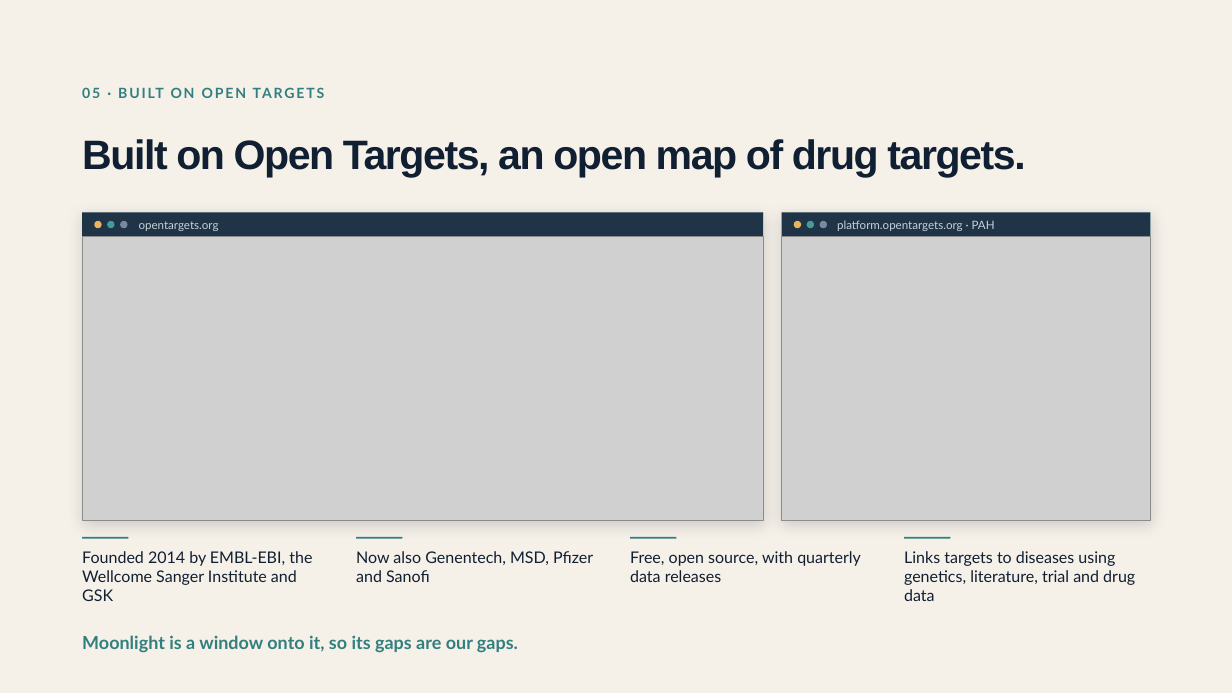
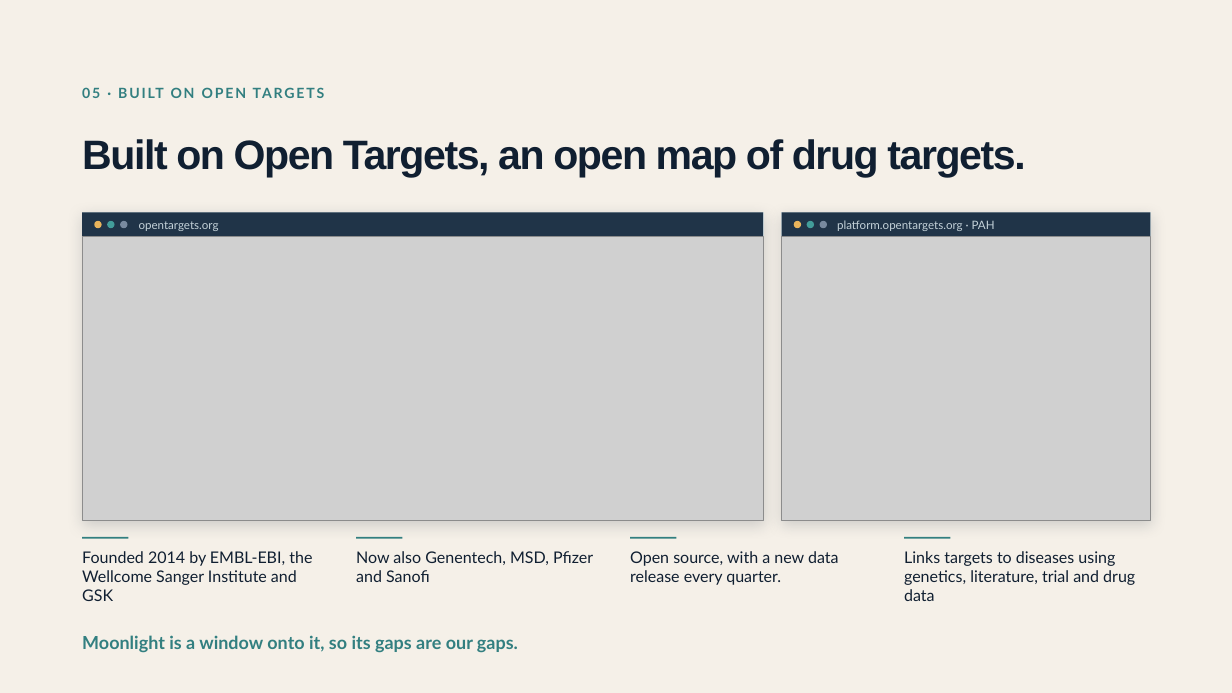
Before and after one commit to Moonlight-Clues/moonlight, a slide deck: slide 6 of docs/pitch/moonlight-deck-funders-19nov.pptx. Drawn at 1232x693 pixels with LibreOffice and Linux fonts; fonts in the diff are those of the drawing; grey boxes stand for pictures. Boxes give left, top, right and bottom in pixels: in the first picture for what was removed or moved away, otherwise in the second. Text is boxed around its words. In the diff, an @@ line names an element or a change of style, - is before the commit and + after.

```diff
--- a/docs/pitch/moonlight-deck-funders-19nov.pptx
+++ b/docs/pitch/moonlight-deck-funders-19nov.pptx
@@ text at bbox=[630, 551, 839, 585]: text changed @@
-Free, open source, with quarterly data releases
+Open source, with a new data release every quarter.
```
Also in this commit, not shown: 8 other slides changed, 2 slides added, 1 slide removed, 1 other file.
